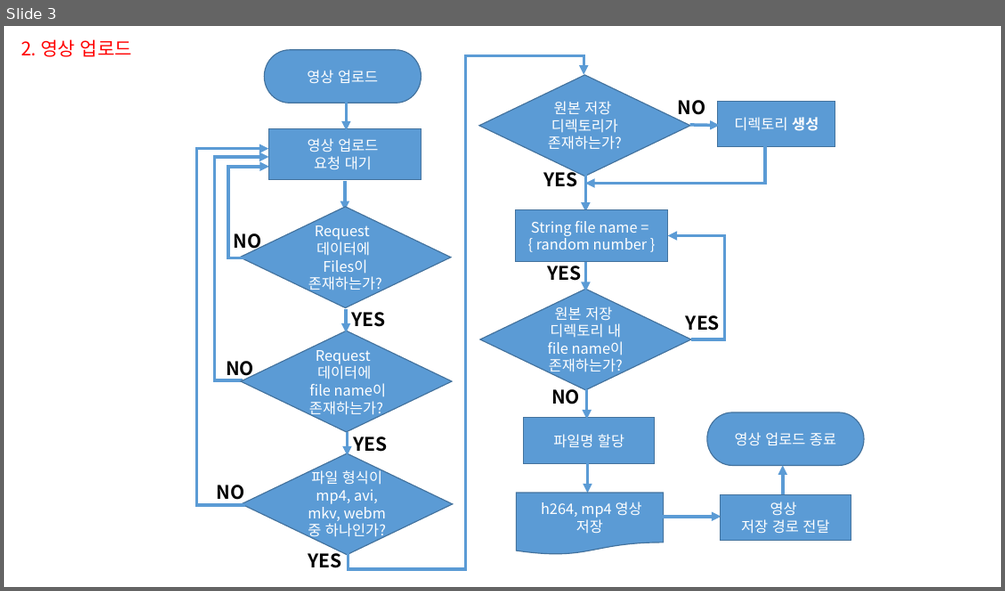
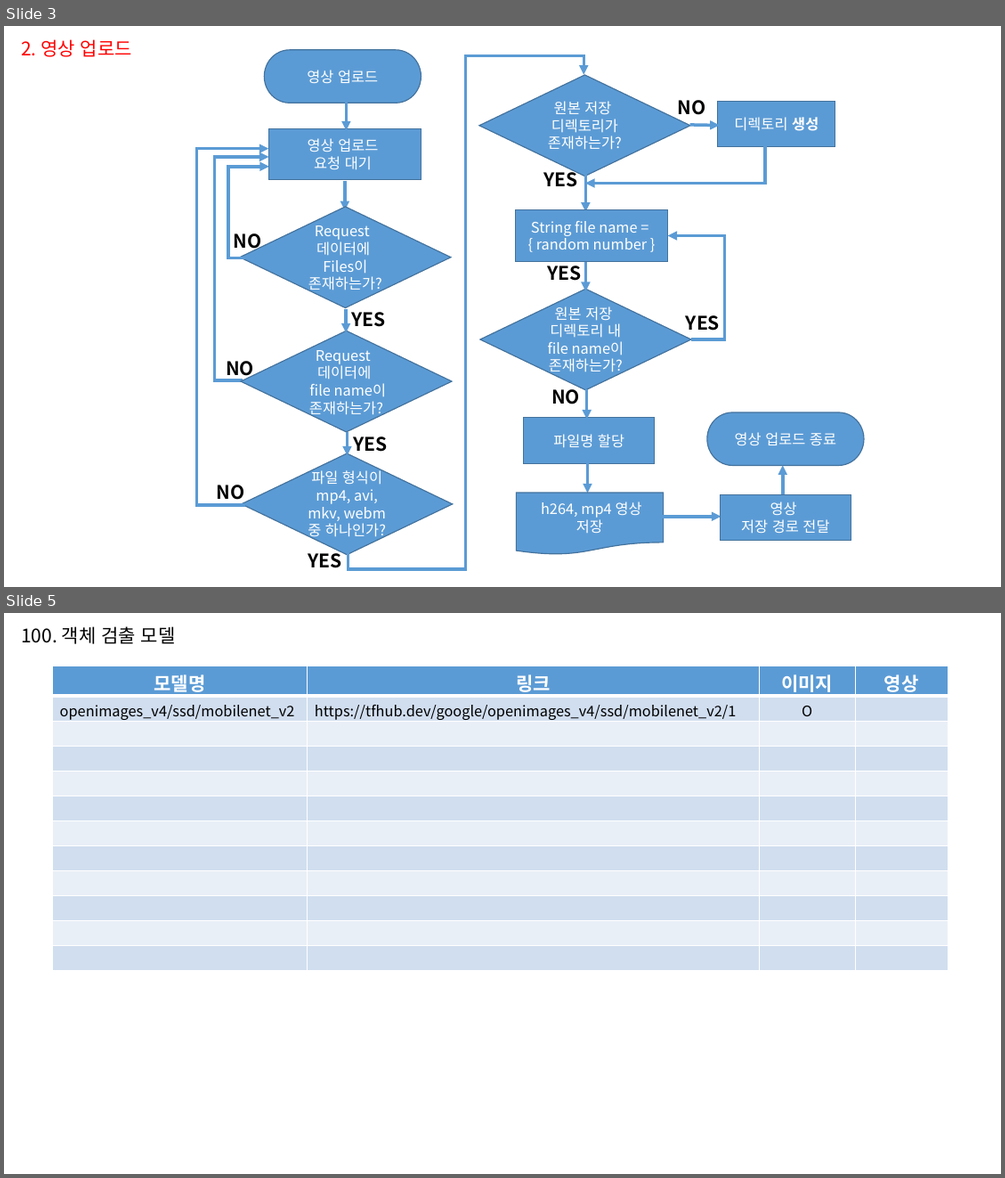
Before and after one commit to sweetleejoohyun/toy_backend, a slide deck: docs/순서도.pptx. Shown one above the other, each under a label of ours: slide 3 before the commit, slides 3 and 5 after it; the slides between them are not shown. The pictures are 1005x591 and 1005x1178 pixels, drawn with LibreOffice and Linux fonts; fonts in the diff are those of the drawing. Boxes give left, top, right and bottom in pixels: in the first picture for what was removed or moved away, otherwise in the second. Text is boxed around its words. In the diff, an @@ line names an element or a change of style, - is before the commit and + after.

Commit message:
객체검출 모델 정리 및 결과 저장 네이밍규칙 추가

```diff
--- a/docs/순서도.pptx
+++ b/docs/순서도.pptx
@@ slide 5 added at [4,613,1001,1174], background #FFFFFF @@
@@ text added at [21,626,176,644], 18 pt, text #000000 @@
+100. 객체 검출 모델
@@ table added at [53,666,948,971], 12 rows, 4 columns @@
+모델명 | 링크 | 이미지 | 영상
+openimages_v4/ssd/mobilenet_v2 | https://tfhub.dev/google/openimages_v4/ssd/mobilenet_v2/1 | O | 
+ |  |  | 
+ |  |  | 
+ |  |  | 
+ |  |  | 
+ |  |  | 
+ |  |  | 
+ |  |  | 
+ |  |  | 
+ |  |  | 
+ |  |  | 
```
Also in this commit, not shown: 1 other slide added.
